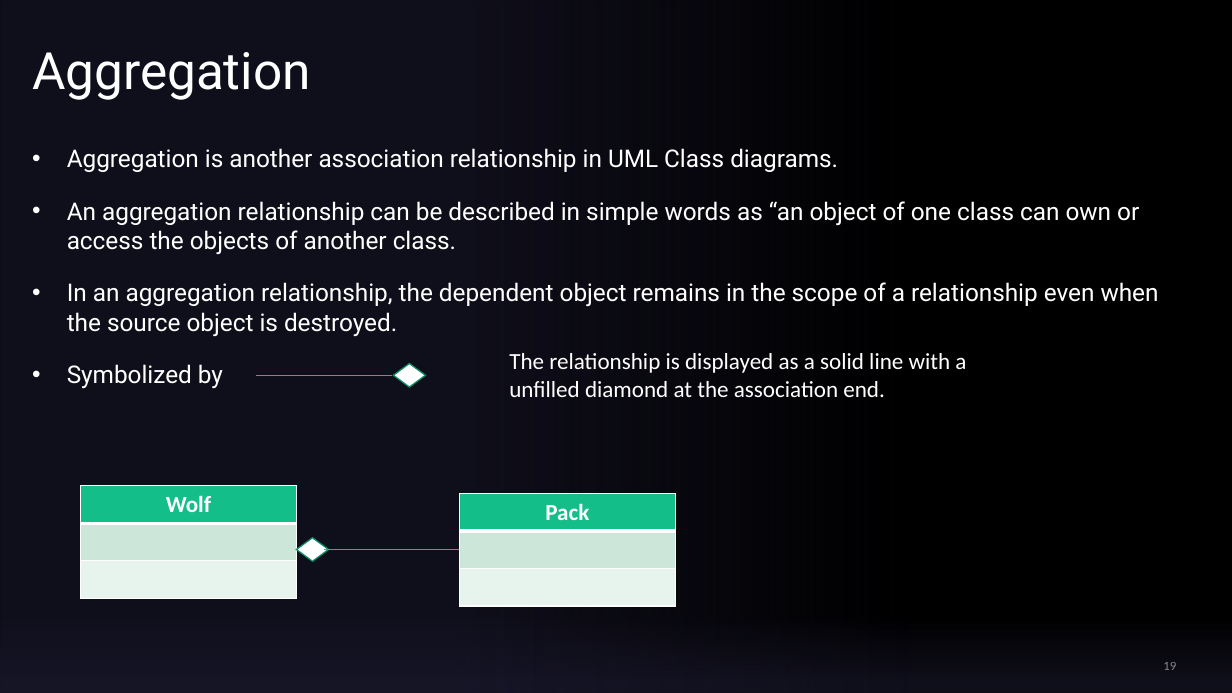
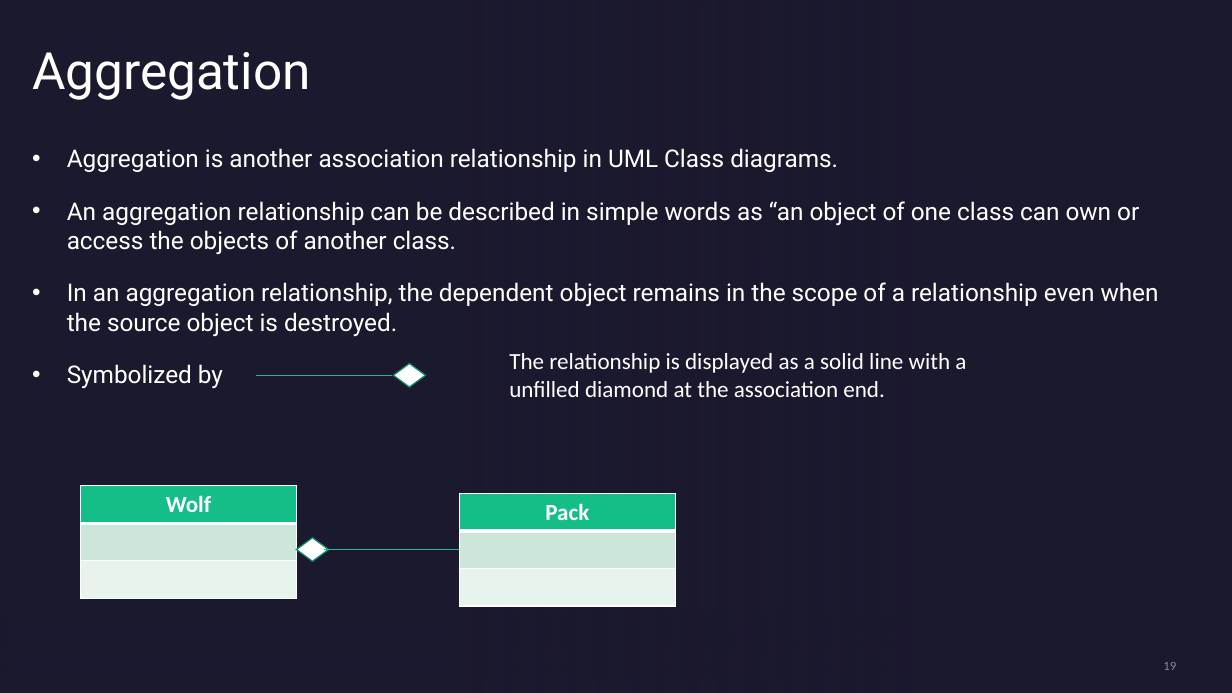
Before and after one commit to draidyn/ATMApplication, a slide deck: slide 19 of FinalPresentationClassDiagram.pptx. Drawn at 1232x693 pixels with LibreOffice and Linux fonts; fonts in the diff are those of the drawing; background and template pictures are left out. Boxes give left, top, right and bottom in pixels: in the first picture for what was removed or moved away, otherwise in the second. Text is boxed around its words. In the diff, an @@ line names an element or a change of style, - is before the commit and + after.

Commit message:
unified the theme of the slide layout

```diff
--- a/FinalPresentationClassDiagram.pptx
+++ b/FinalPresentationClassDiagram.pptx
@@ background picture (left out) to #1B192E @@
```
Also in this commit, not shown: 9 other slides changed.
